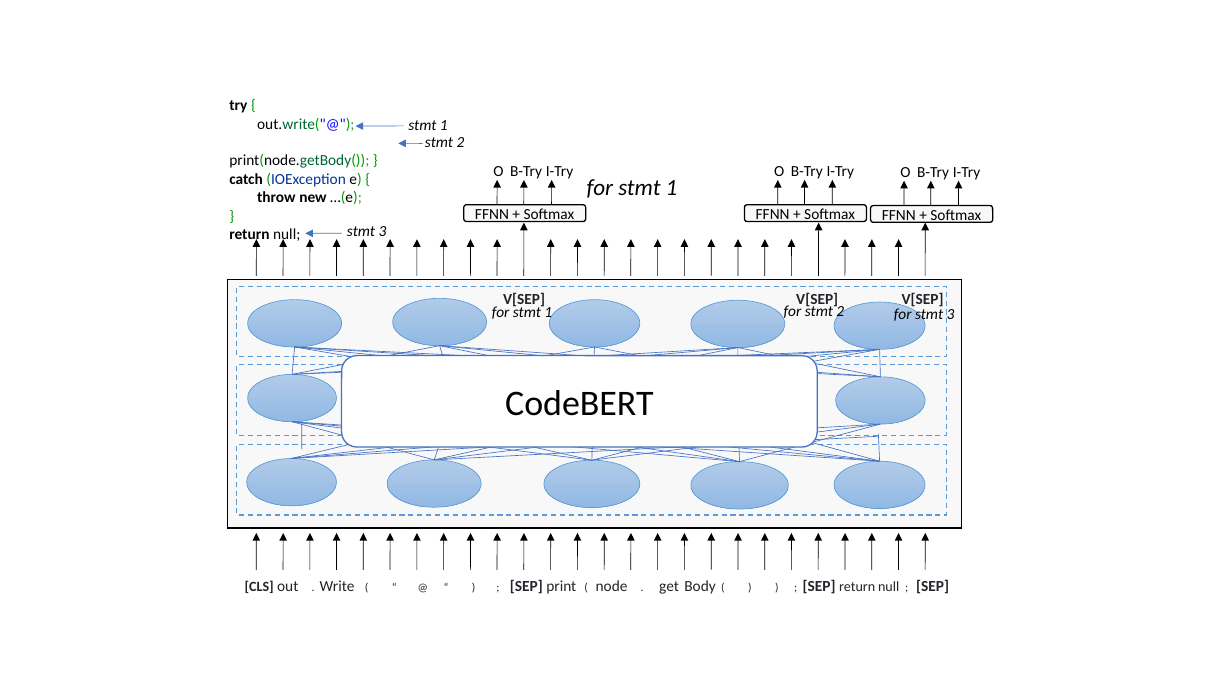
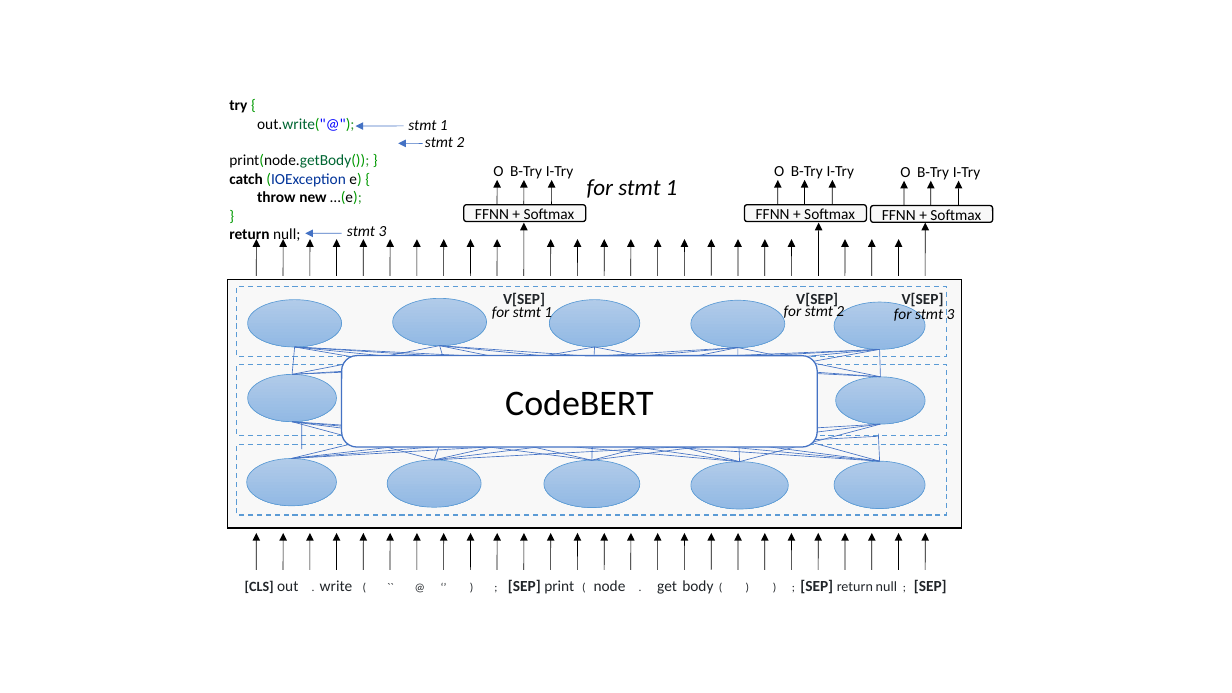
Before and after one commit to tien-n-nguyen/exception, a slide deck: slide 20 of EH-figures-Tien.ppt. Drawn at 1232x693 pixels with LibreOffice and Linux fonts; fonts in the diff are those of the drawing. Boxes give left, top, right and bottom in pixels: in the first picture for what was removed or moved away, otherwise in the second. Text is boxed around its words. In the diff, an @@ line names an element or a change of style, - is before the commit and + after.

```diff
--- a/EH-figures-Tien.ppt
+++ b/EH-figures-Tien.ppt
@@ text at (245, 579, 947, 594): text changed @@
-[CLS] out . Write ( “ @ “ ) ; [SEP] print ( node . get Body ( ) ) ; [SEP] return null ; [SEP]
+[CLS] out . write ( `` @ ‘’ ) ; [SEP] print ( node . get body ( ) ) ; [SEP] return null ; [SEP]
```
Also in this commit, not shown: 5 other files.
